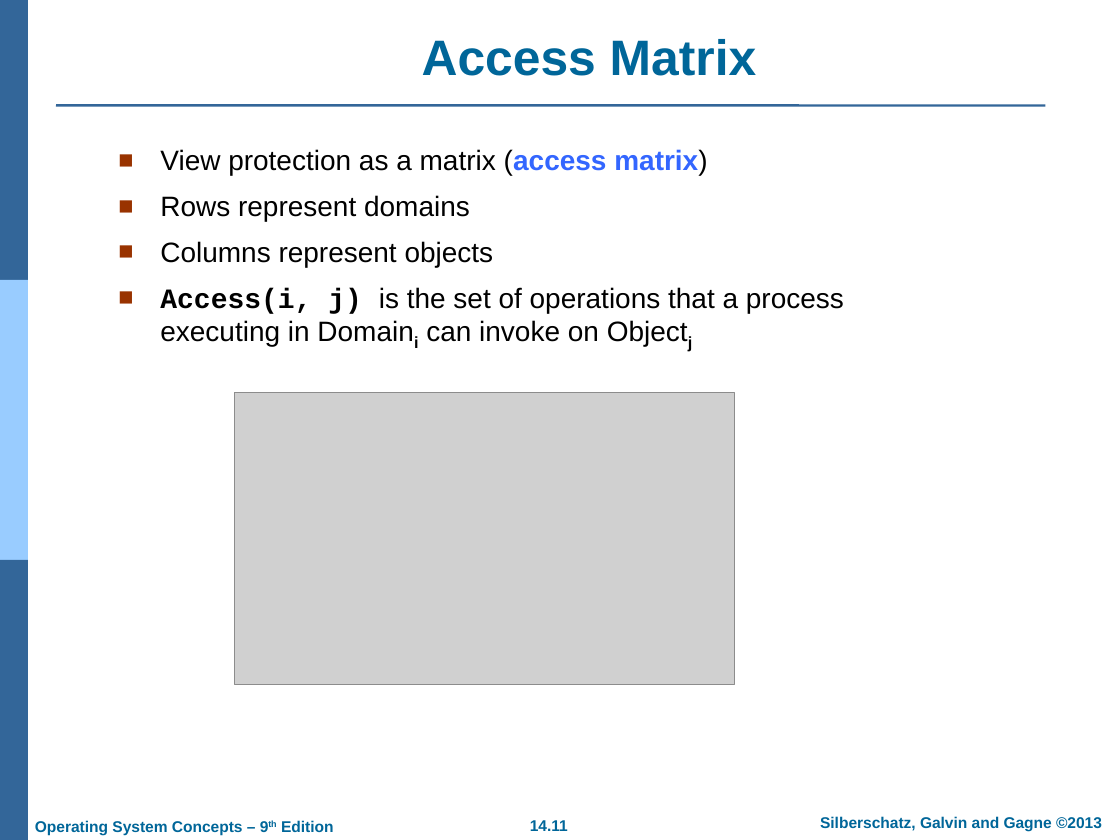
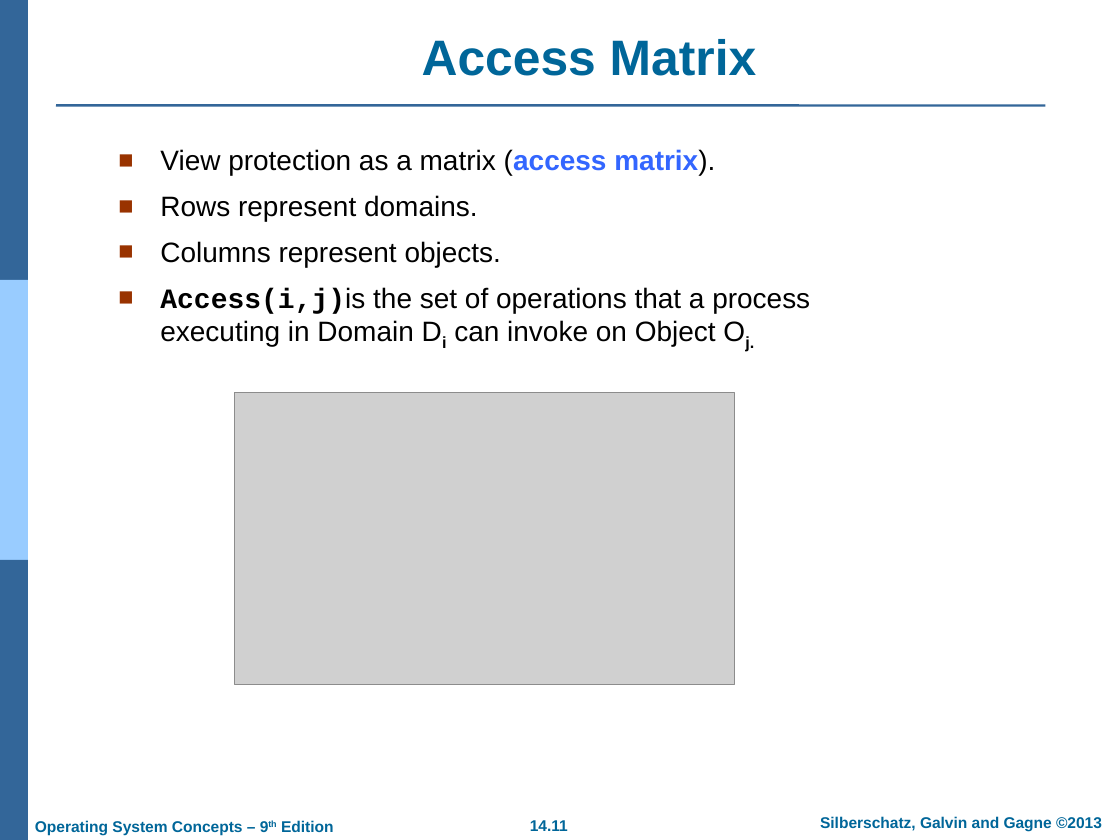
Before and after one commit to GeneralNitin/S4, a slide deck: slide 11 of S4/03. OS/PPTs/PPT-dir/14. System Protection.ppt. Drawn at 1120x840 pixels with LibreOffice and Linux fonts; fonts in the diff are those of the drawing; grey boxes stand for pictures; background and template pictures are left out. Boxes give left, top, right and bottom in pixels: in the first picture for what was removed or moved away, otherwise in the second. Text is boxed around its words. In the diff, an @@ line names an element or a change of style, - is before the commit and + after.

```diff
--- a/S4/03. OS/PPTs/PPT-dir/14. System Protection.ppt
+++ b/S4/03. OS/PPTs/PPT-dir/14. System Protection.ppt
@@ text at (160,149,810,347): text changed @@
-■ View protection as a matrix (access matrix)
-■ Rows represent domains
-■ Columns represent objects
-■ Access(i, j) is the set of operations that a process executing in Domaini can invoke on Objectj
+■ View protection as a matrix (access matrix).
+■ Rows represent domains.
+■ Columns represent objects.
+■ Access(i,j)is the set of operations that a process executing in Domain Di can invoke on Object Oj.
```
Also in this commit, not shown: 2 other slides changed, 1 other file.
